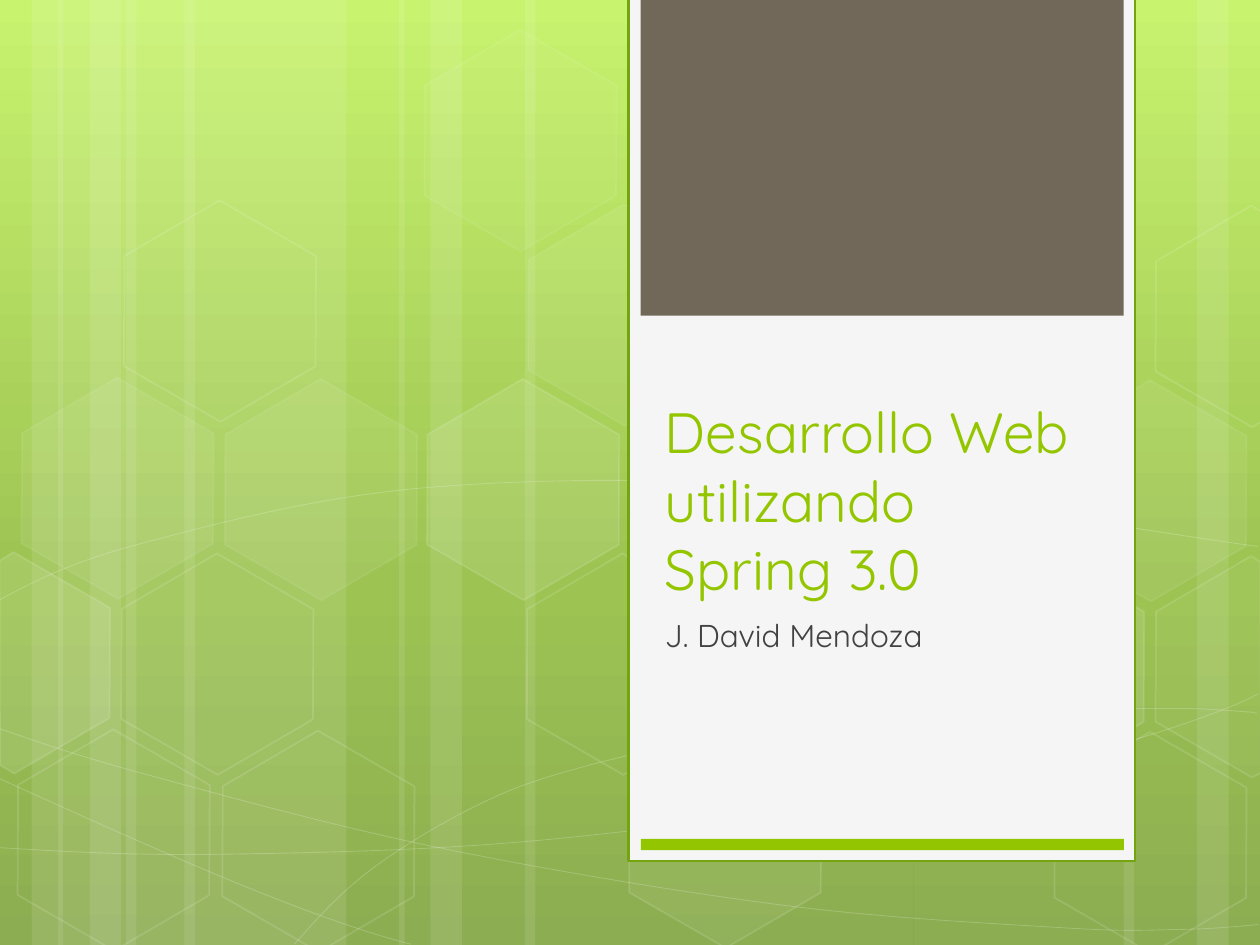
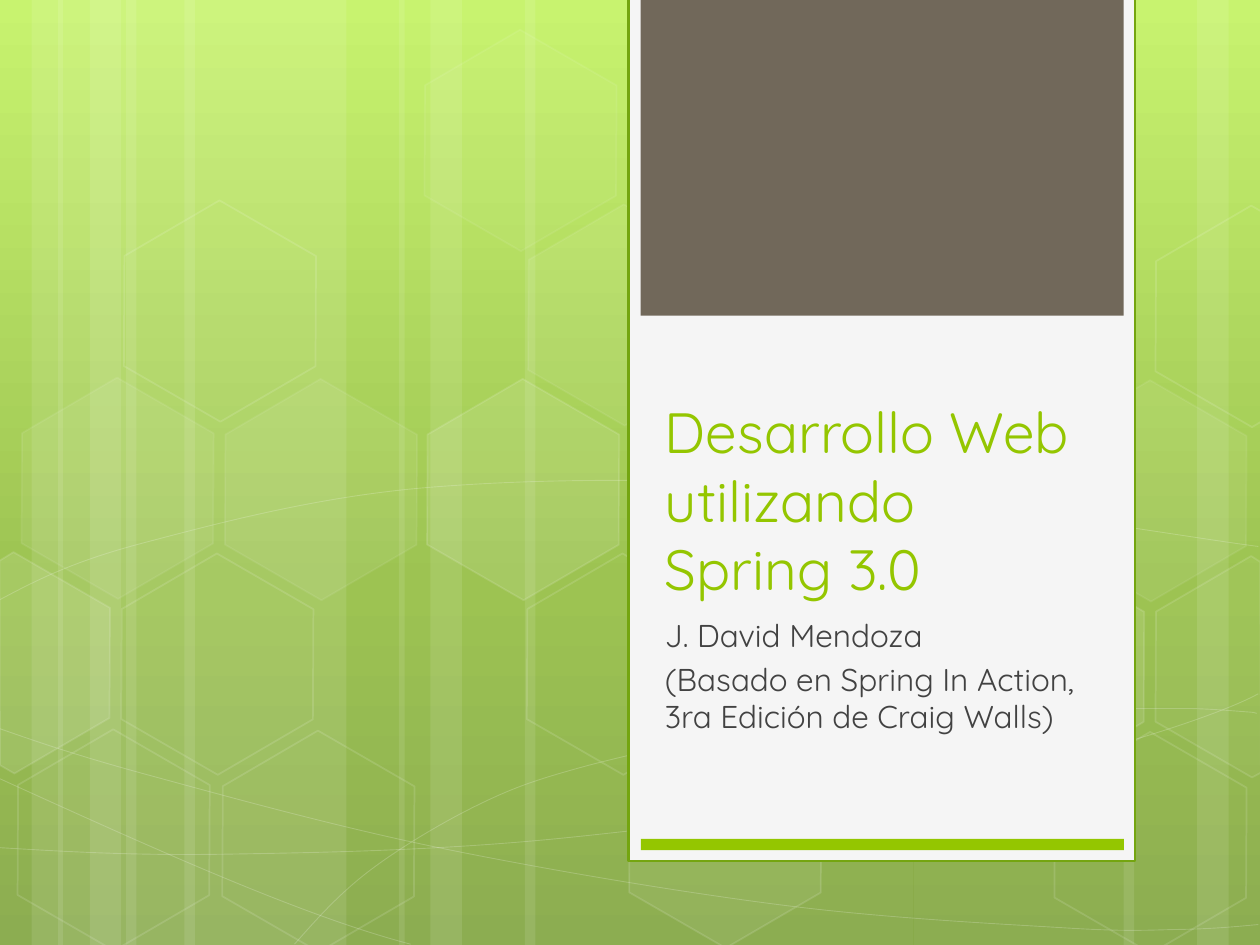
Before and after one commit to jdmr/CursoSpring, a slide deck: slide 1 of Presentation1.pptx. Drawn at 1260x945 pixels with LibreOffice and Linux fonts; fonts in the diff are those of the drawing. Boxes give left, top, right and bottom in pixels: in the first picture for what was removed or moved away, otherwise in the second. Text is boxed around its words. In the diff, an @@ line names an element or a change of style, - is before the commit and + after.

```diff
--- a/Presentation1.pptx
+++ b/Presentation1.pptx
@@ subtitle at [665, 667, 1074, 735]: paragraph added @@
+(Basado en Spring In Action, 3ra Edición de Craig Walls)
```
Also in this commit, not shown: 41 slides added.
